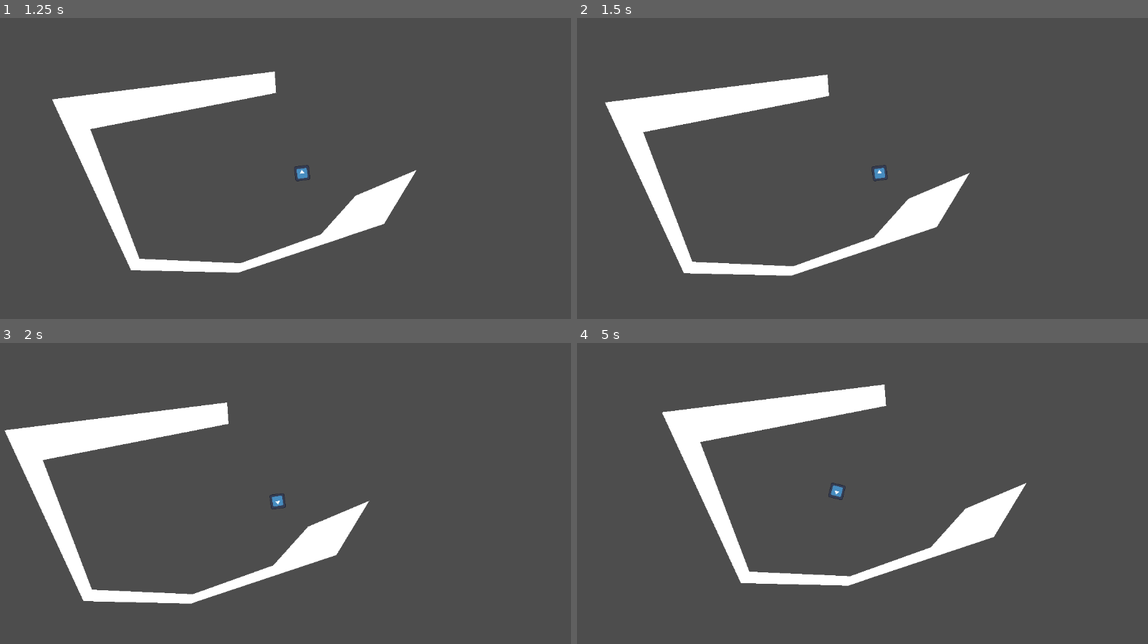
Above: before the commit, frames 1-4 (two rows, left to right).
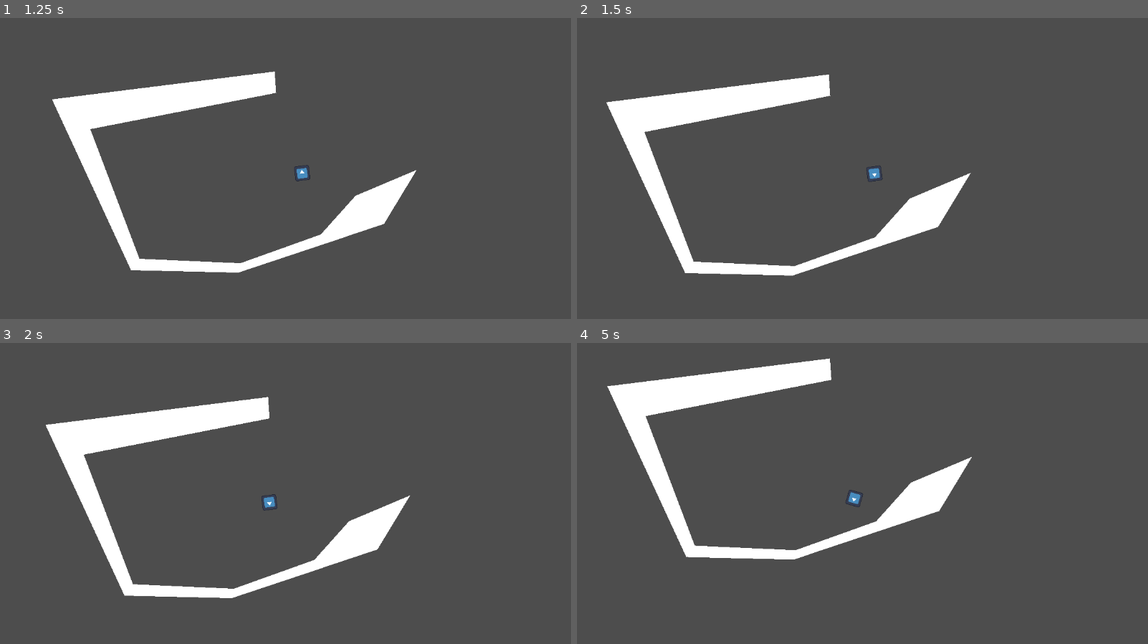
Above: after the commit, the same moments.

Repository: Mastoast/LDJam57
Game: Godot game, scene res://Levels/base_level.tscn
The game is run twice, just before and just after one commit, with the same random seed, the same clock (stepped at 60 frames per second) and the same inputs. The engine's default icon, where the game draws it, is replaced by a stand-in: a white triangle on a blue panel in a dark square.
Inputs (mouse positions are in pixels of both pictures, inside the frame that each line leads up to):
- Up to frame 1 (1.25 s): tap Enter at 0.5 s; move the mouse to (411, 159) at 0.52 s; tap Space (ui_select) at 0.6, 0.77, 1.07 s
- Up to frame 2 (1.5 s): move the mouse to (748, 192) at 1.27 s; tap Space (ui_select) at 1.35 s
- Up to frame 3 (2 s): tap Space (ui_select) at 1.52, 1.82 s
- Up to frame 4 (5 s): move the mouse to (919, 430) at 2.02 s; tap Space (ui_select) at 2.1, 2.85, 3.02, 3.32, 3.6, 3.77, 4.07, 4.35, 4.52, 4.82 s; move the mouse to (833, 565) at 2.77 s; move the mouse to (1033, 547) at 3.52 s; move the mouse to (691, 451) at 4.27 s

Frame 1 is identical in both runs. In frame 2, 0.7% of the frame differs, in the area x 4-70%, y 18-86%; in frame 3, 8.9%; in frame 4, 16%, in the area x 5-79%, y 5-81%.

Commit message:
[Dev] Player Moves with beats

Diff:
--- a/Levels/base_level.tscn
+++ b/Levels/base_level.tscn
@@ -1,16 +1,28 @@
-[gd_scene load_steps=4 format=3 uid="uid://brtkqmlu6ql84"]
+[gd_scene load_steps=5 format=3 uid="uid://brtkqmlu6ql84"]
 
 [ext_resource type="PackedScene" uid="uid://ceaujjvceobtb" path="res://Environment/poly_shape.tscn" id="2_n4mxg"]
 [ext_resource type="PackedScene" uid="uid://cmbe6p5xvc2kp" path="res://Player/music_listener.tscn" id="3_n4mxg"]
 [ext_resource type="PackedScene" uid="uid://hmta8pq6weir" path="res://Player/player.tscn" id="3_ruyyf"]
 
+[sub_resource type="GDScript" id="GDScript_n4mxg"]
+script/source = "extends Node2D
+
+func _ready() -> void:
+	MusicPlayer.play(MusicPlayer.music_test)
+"
+
 [node name="BaseLevel" type="Node2D"]
+script = SubResource("GDScript_n4mxg")
 
 [node name="PolyShape" parent="." instance=ExtResource("2_n4mxg")]
 position = Vector2(-139, 182)
 polygon = PackedVector2Array(133, 3, 426, -95, 492, -204, 369, -152, 299, -74, 137, -16, -66, -25, -165, -286, 209, -359, 206, -402, -242, -346, -83, -2)
 
 [node name="MusicListener" parent="." instance=ExtResource("3_n4mxg")]
+player_dash = 1.0
+player_big_dash = 2.0
 
 [node name="Player" parent="." instance=ExtResource("3_ruyyf")]
 baseDashForce = 200.0
+
+[connection signal="move_ship" from="MusicListener" to="Player" method="_dash"]
--- a/Player/music_listener.gd
+++ b/Player/music_listener.gd
@@ -12,7 +12,8 @@
 
 func on_beat(beat_count:int):
 	if beat_count % 4 == 0:
-		move_ship.emit(player_big_dash)
+		move_ship.emit(player_big_dash, MusicPlayer.beat_length)
+		emit_big_sonar.emit()
+	else:
+		move_ship.emit(player_dash, MusicPlayer.beat_length)
 		emit_little_sonar.emit()
-	else:
-		move_ship.emit(player_dash)
--- a/Player/player.gd
+++ b/Player/player.gd
@@ -2,9 +2,8 @@
 
 #region Variables
 @export
-var baseDashForce : float = 100
-var strongDashForce : float = 3
-var currentDashForce : float = 10
+var baseDashForce : float = 1
+var currentDashForce : float
 
 enum State {Idle, Scan, Dash}
 var Player_State : State = State.Idle
@@ -19,19 +18,21 @@
 	if (Player_State == State.Idle):
 		look_at(get_global_mouse_position())
 	if Input.is_action_just_pressed("ui_select") && Player_State != State.Dash: ## dash debug
-		Player_State = State.Dash
 		_dash()
 
 func _physics_process(delta: float) -> void:
-	if Player_State == State.Dash && move_and_collide(baseDashForce * delta * Vector2.from_angle(rotation)):
+	if Player_State == State.Dash && move_and_collide(currentDashForce * delta * Vector2.from_angle(rotation)):
 		Player_State = State.Idle
 		position = latestPosition
 
-func _dash(dashForceMultiplier: float = 1) -> void:
+#region DASH
+func _dash(dashForceMultiplier: float = 1, dashTime: float = 1) -> void:
+	Player_State = State.Dash
 	latestPosition = position
-
+	currentDashForce = baseDashForce * dashForceMultiplier
+	$Timer.wait_time = dashTime * .8
 	$Timer.start()
-	$Timer.timeout.connect(_onDashFinished)
 
 func _onDashFinished() -> void:
 	Player_State = State.Idle
+#endregion
--- a/Player/player.tscn
+++ b/Player/player.tscn
@@ -24,3 +24,5 @@
 [node name="Timer" type="Timer" parent="."]
 process_callback = 0
 one_shot = true
+
+[connection signal="timeout" from="Timer" to="." method="_onDashFinished"]
